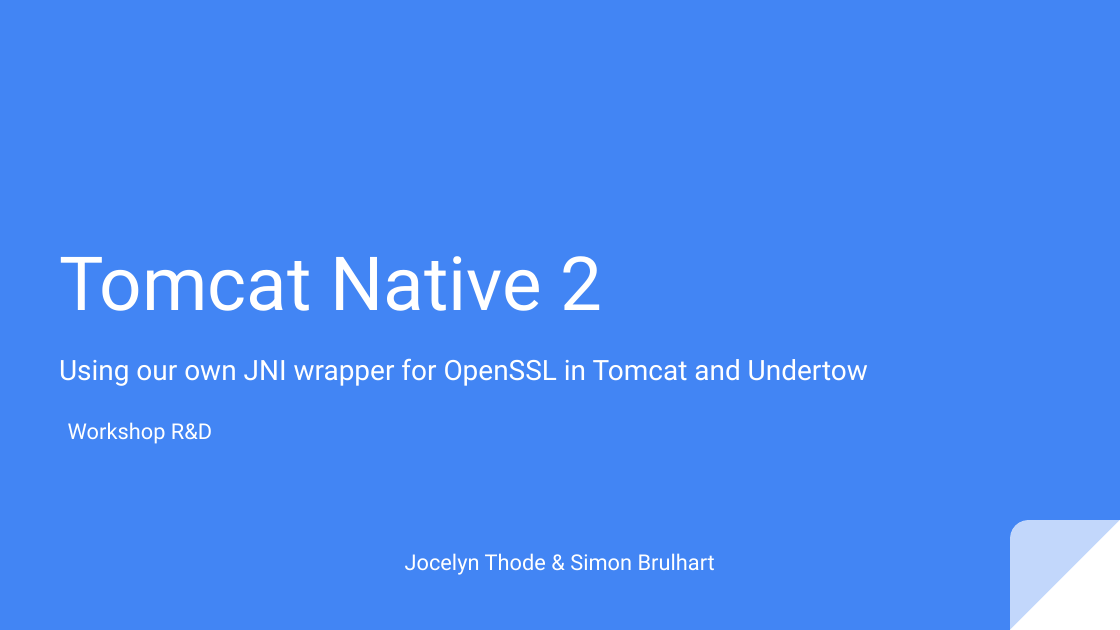
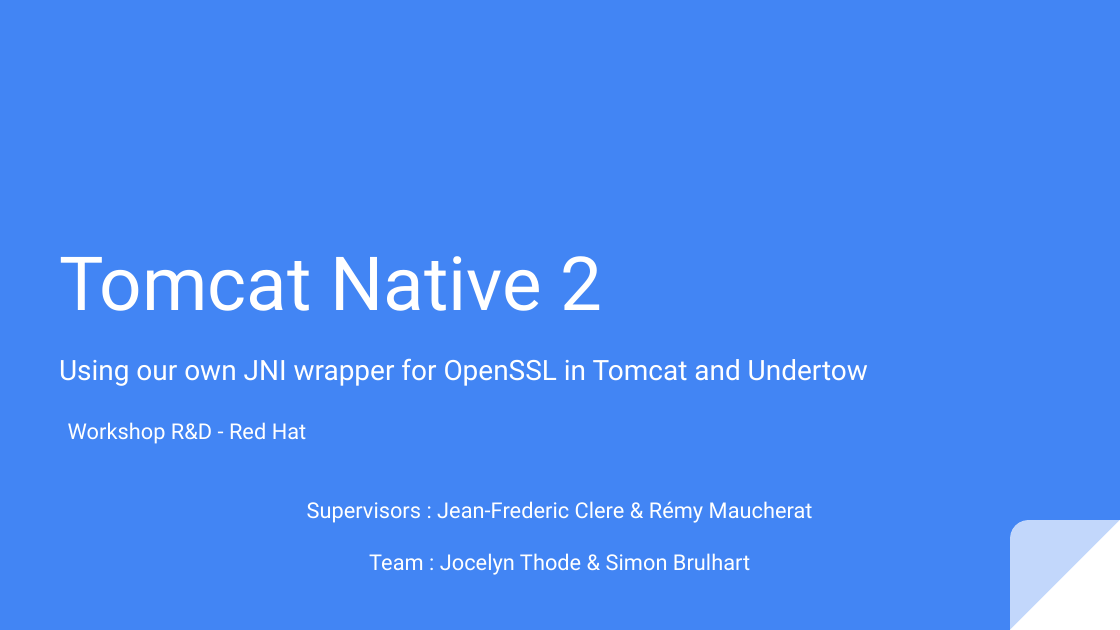
Before and after one commit to jocelynthode/tomcat-native2-doc, a slide deck: slide 1 of initial_presentation.pptx. Drawn at 1120x630 pixels with LibreOffice and Linux fonts; fonts in the diff are those of the drawing. Boxes give left, top, right and bottom in pixels: in the first picture for what was removed or moved away, otherwise in the second. Text is boxed around its words. In the diff, an @@ line names an element or a change of style, - is before the commit and + after.

```diff
--- a/initial_presentation.pptx
+++ b/initial_presentation.pptx
@@ subtitle at [68,422,813,575]: text changed @@
-Workshop R&D
-Jocelyn Thode & Simon Brulhart
+Workshop R&D - Red Hat
+Supervisors : Jean-Frederic Clere & Rémy Maucherat
+Team : Jocelyn Thode & Simon Brulhart
```
Also in this commit, not shown: 6 other slides changed, 1 slide added, 1 slide removed, 1 other file.
